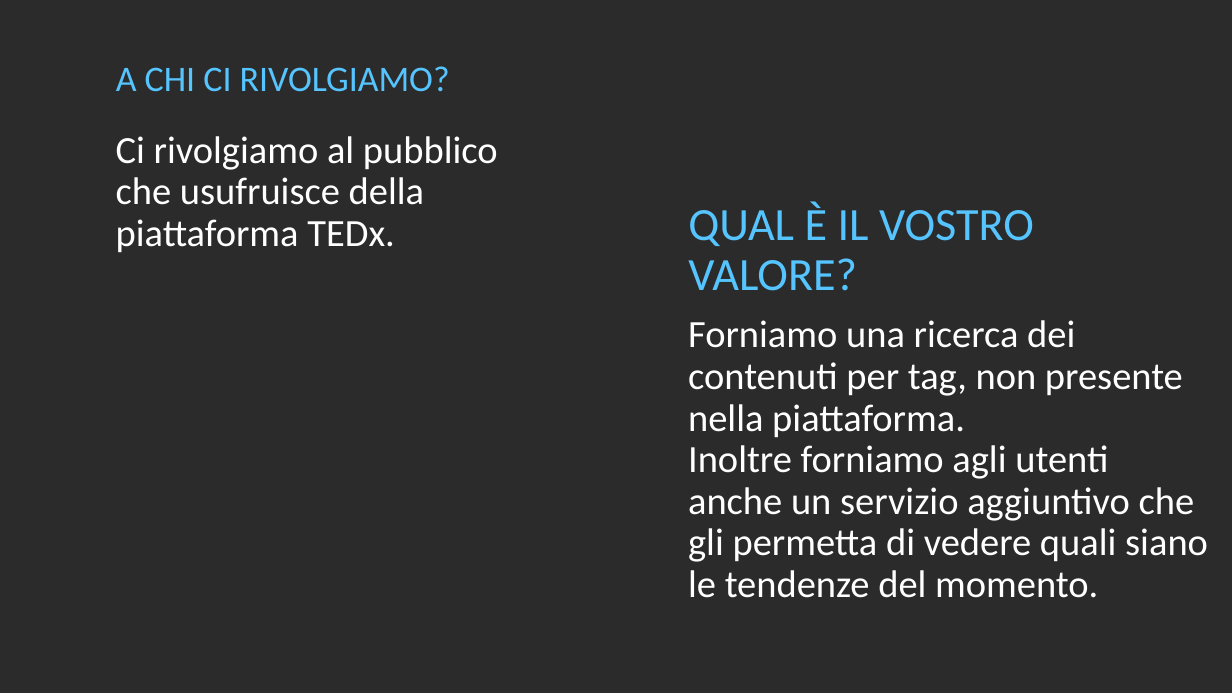
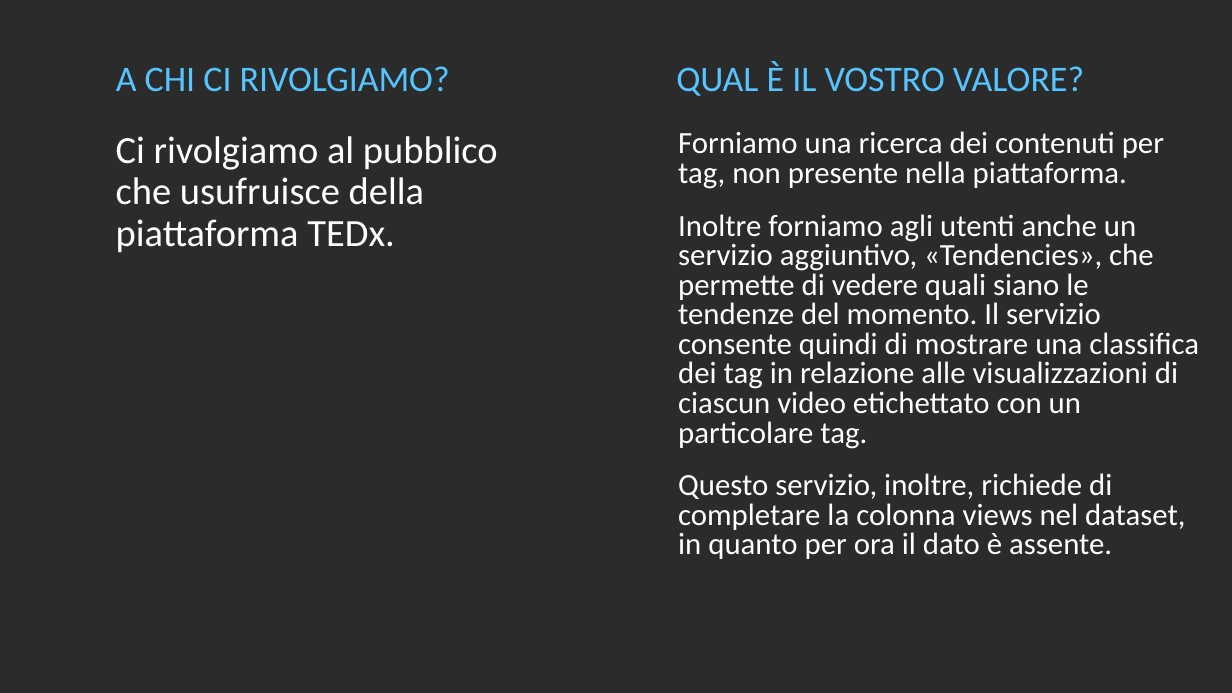
Before and after one commit to stefanovilla96/TCM_Laboratorio, a slide deck: slide 6 of Homework1/Homework1.ppt. Drawn at 1232x693 pixels with LibreOffice and Linux fonts; fonts in the diff are those of the drawing; background and template pictures are left out; a plain dark background stands for a picture behind light text. Boxes give left, top, right and bottom in pixels: in the first picture for what was removed or moved away, otherwise in the second. Text is boxed around its words. In the diff, an @@ line names an element or a change of style, - is before the commit and + after.

Commit message:
+ add use case, tendencies function explanation, aws possible soluction

```diff
--- a/Homework1/Homework1.ppt
+++ b/Homework1/Homework1.ppt
@@ text "QUAL È IL VOSTRO VALORE?": place and size @@
-text "QUAL È IL VOSTRO VALORE?" at bbox=[688, 201, 1034, 291]
+text "QUAL È IL VOSTRO VALORE?" at bbox=[676, 61, 1084, 96]
@@ text "QUAL È IL VOSTRO VALORE?" at bbox=[676, 61, 1084, 96]: size 36 to 28 pt @@
@@ text at bbox=[678, 131, 1199, 559]: text changed; size 30 to 24 pt @@
-Forniamo una ricerca dei contenuti per tag, non presente nella piattaforma.
-Inoltre forniamo agli utenti anche un servizio aggiuntivo che gli permetta di vedere quali siano le tendenze del momento.
+Forniamo una ricerca dei contenuti per tag, non presente nella piattaforma.
+Inoltre forniamo agli utenti anche un servizio aggiuntivo, «Tendencies», che permette di vedere quali siano le tendenze del momento. Il servizio consente quindi di mostrare una classifica dei tag in relazione alle visualizzazioni di ciascun video etichettato con un particolare tag.
+Questo servizio, inoltre, richiede di completare la colonna views nel dataset, in quanto per ora il dato è assente.
```
Also in this commit, not shown: 1 other slide changed, 1 slide added, 1 other file.
